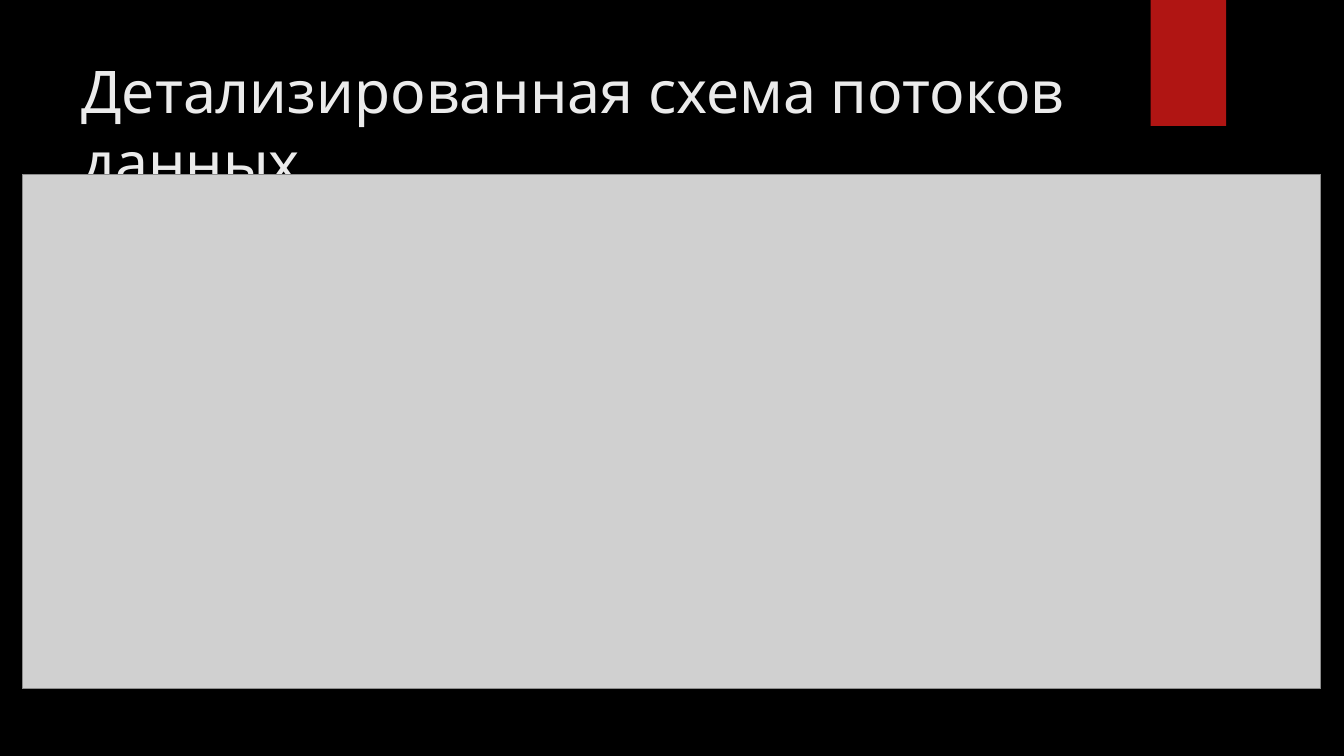
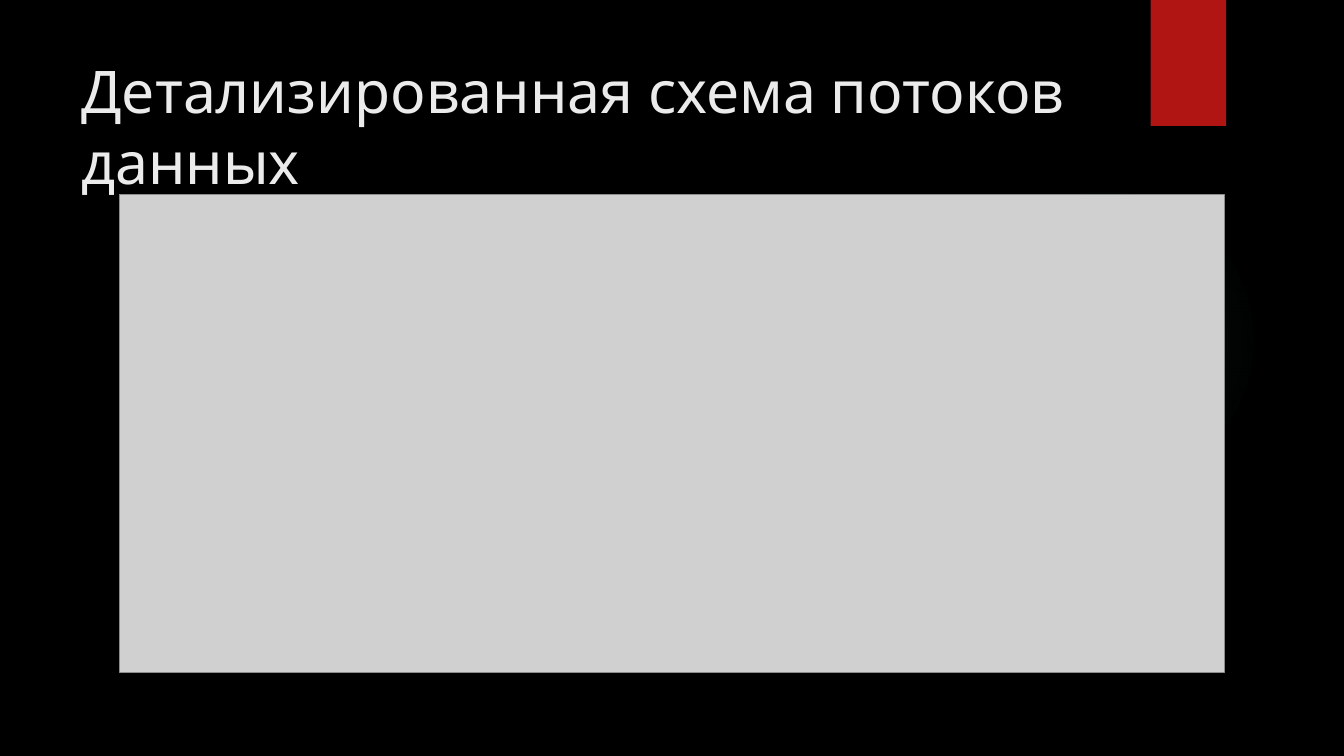
Before and after one commit to GENDOSMAL/Diplom, a slide deck: slide 7 of Documentation/Презентация к защите.pptx. Drawn at 1344x756 pixels with LibreOffice and Linux fonts; fonts in the diff are those of the drawing; grey boxes stand for pictures; background and template pictures are left out. Boxes give left, top, right and bottom in pixels: in the first picture for what was removed or moved away, otherwise in the second. Text is boxed around its words. In the diff, an @@ line names an element or a change of style, - is before the commit and + after.

```diff
--- a/Documentation/Презентация к защите.pptx
+++ b/Documentation/Презентация к защите.pptx
@@ picture: place and size @@
-picture at <box>22,174,1321,690</box>
+picture at <box>120,195,1225,673</box>
@@ ellipse added at <box>949,185,1259,495</box>, fill gradient #50B9C1 @@
```
Also in this commit, not shown: 8 other slides changed, 2 slides added, 4 slides removed, 7 other files.
